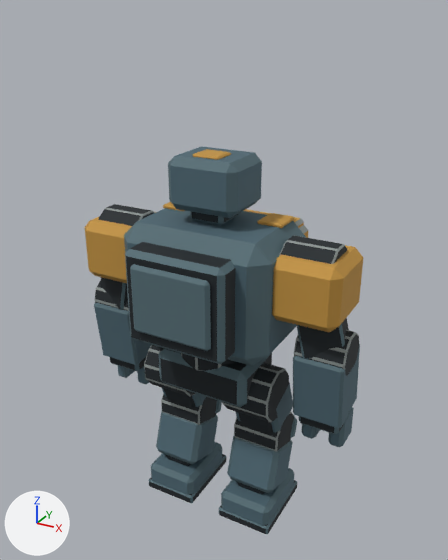
What one commit did to the Blender file art/blender/sources/hermes.blend.
One viewpoint serves both versions: a camera (50 mm lens) standing at (1.322, -2.315, 2.467) and looking at (0.025, 0.043, 1.288). Lighting does not change. The marker at lower left points along +X, +Y and +Z. The picture after the commit comes second.

The first picture shows 'Intake torso armour', 'Left forearm shell', 'Left shin armour', 'Left shoulder shell', 'Pelvis bearing', 'Rear power cover', 'Rear power housing', 'Right boot armour', 'Right forearm shell', 'Right shin armour', 'Right shoulder shell', 'Square sensor head' and 34 more.
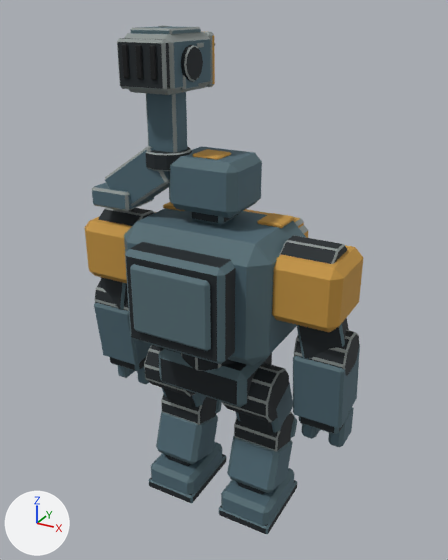
Where the change shows, as pixel boxes [x1, y1, x2, y2] in the pictures (448 x 560 px):
'Laser short riser', added
    after: [146, 92, 187, 153]
'Laser rear cap', added
    after: [117, 38, 170, 92]
'Laser diagonal bracket', added
    after: [105, 146, 169, 207]
'Laser pod housing', added
    after: [124, 32, 211, 95]
'Laser shoulder bracket', added
    after: [92, 183, 154, 211]
'Laser tilt axle', added
    after: [181, 45, 203, 82]
'Laser turntable', added
    after: [146, 146, 192, 171]
'Laser top plate', added
    after: [130, 26, 201, 35]
'Laser ochre rim', added
    after: [205, 32, 215, 87]
'Laser rear cooling slot 0', added
    after: [149, 45, 157, 80]
'Laser rear cooling slot 1', added
    after: [135, 45, 143, 79]
'Laser rear cooling slot 2', added
    after: [122, 44, 129, 78]
'Laser tilt fork -1', added
    after: [181, 75, 199, 92]

The change, as a list of edits to the scene's bpy script:
```text
Add ob_laser_diagonal_bracket:
    ob_laser_diagonal_bracket = bpy.data.objects.new('Laser diagonal bracket', me_cube_072)  # a box spanning x -0.085..0.085, y -0.09..0.09, z -0.157..0.157; in mat_iron_ink___petrol_armour (dark blue #506a76), mat_iron_ink___worn_steel (grey #8e9694); modifiers BEVEL
    ob_laser_diagonal_bracket.parent = ob_shouldermount
    ob_laser_diagonal_bracket.location = (0.0, -0.13, 0.142)
    ob_laser_diagonal_bracket.rotation_euler = (0.978, 0.0, 0.0)  # degrees (56, 0, 0)
Add ob_shouldermount:
    ob_shouldermount = bpy.data.objects.new('ShoulderMount', None)
    ob_shouldermount.parent = ob_spine
    ob_shouldermount.location = (-0.46, -0.055, 0.66)
    ob_shouldermount.rotation_euler = (0.0, 0.0, 1.571)  # degrees (0, 0, 90)
Add ob_laser_short_riser:
    ob_laser_short_riser = bpy.data.objects.new('Laser short riser', me_cube_071)  # a box spanning x -0.052..0.052, y -0.075..0.075, z -0.185..0.185; in mat_iron_ink___petrol_armour (dark blue #506a76), mat_iron_ink___worn_steel (grey #8e9694); modifiers BEVEL
    ob_laser_short_riser.parent = ob_aimpivot
    ob_laser_short_riser.location = (0.0, 0.0, 0.175)
Add ob_aimpivot:
    ob_aimpivot = bpy.data.objects.new('AimPivot', None)
    ob_aimpivot.parent = ob_shouldermount
    ob_aimpivot.location = (0.0, -0.26, 0.26)
Add ob_laser_rear_cooling_slot_2:
    ob_laser_rear_cooling_slot_2 = bpy.data.objects.new('Laser rear cooling slot 2', me_cube_066)  # a box spanning x -0.006..0.006, y -0.0125..0.0125, z -0.0625..0.0625; in mat_iron_ink___bore (black #0a0d10); modifiers BEVEL
    ob_laser_rear_cooling_slot_2.parent = ob_recoil
    ob_laser_rear_cooling_slot_2.location = (-0.177, 0.066, 0.012)
Add ob_recoil:
    ob_recoil = bpy.data.objects.new('Recoil', None)
    ob_recoil.parent = ob_pitchpivot
    ob_recoil.location = (0.0, 0.0, 0.0)
Add ob_pitchpivot:
    ob_pitchpivot = bpy.data.objects.new('PitchPivot', None)
    ob_pitchpivot.parent = ob_aimpivot
    ob_pitchpivot.location = (0.0, 0.0, 0.38)
Add ob_laser_rear_cooling_slot_1:
    ob_laser_rear_cooling_slot_1 = bpy.data.objects.new('Laser rear cooling slot 1', me_cube_066.copy())  # modifiers BEVEL
    ob_laser_rear_cooling_slot_1.parent = ob_recoil
    ob_laser_rear_cooling_slot_1.location = (-0.177, 0.0, 0.012)
Add ob_laser_rear_cooling_slot_0:
    ob_laser_rear_cooling_slot_0 = bpy.data.objects.new('Laser rear cooling slot 0', me_cube_066.copy())  # modifiers BEVEL
    ob_laser_rear_cooling_slot_0.parent = ob_recoil
    ob_laser_rear_cooling_slot_0.location = (-0.177, -0.066, 0.012)
Add ob_laser_ochre_rim:
    ob_laser_ochre_rim = bpy.data.objects.new('Laser ochre rim', me_cube_061)  # a box spanning x -0.022..0.022, y -0.122..0.122, z -0.112..0.112; in mat_iron_ink___ochre (orange #c59642), mat_iron_ink___worn_steel (grey #8e9694); modifiers BEVEL
    ob_laser_ochre_rim.parent = ob_recoil
    ob_laser_ochre_rim.location = (0.192, 0.0, 0.0)
Add ob_laser_top_plate:
    ob_laser_top_plate = bpy.data.objects.new('Laser top plate', me_cube_060)  # a box spanning x -0.115..0.115, y -0.1..0.1, z -0.014..0.014; in mat_iron_ink___top_armour (dark cyan #576f77), mat_iron_ink___worn_steel (grey #8e9694); modifiers BEVEL
    ob_laser_top_plate.parent = ob_recoil
    ob_laser_top_plate.location = (0.018, 0.0, 0.119)
Add ob_laser_rear_cap:
    ob_laser_rear_cap = bpy.data.objects.new('Laser rear cap', me_cube_059)  # a box spanning x -0.022..0.022, y -0.115..0.115, z -0.095..0.095; in mat_iron_ink___dark_joints (black #1d2429), mat_iron_ink___worn_steel (grey #8e9694); modifiers BEVEL
    ob_laser_rear_cap.parent = ob_recoil
    ob_laser_rear_cap.location = (-0.15, 0.0, 0.0)
Add ob_laser_pod_housing:
    ob_laser_pod_housing = bpy.data.objects.new('Laser pod housing', me_cube_058)  # a box spanning x -0.17..0.17, y -0.122..0.122, z -0.112..0.112; in mat_iron_ink___petrol_armour (dark blue #506a76), mat_iron_ink___worn_steel (grey #8e9694); modifiers BEVEL
    ob_laser_pod_housing.parent = ob_recoil
    ob_laser_pod_housing.location = (0.025, 0.0, 0.0)
Add ob_laser_tilt_axle:
    ob_laser_tilt_axle = bpy.data.objects.new('Laser tilt axle', me_cylinder_010)  # a 12-sided cylinder along z spanning x -0.07..0.07, y -0.07..0.07, z -0.145..0.145; in mat_iron_ink___dark_joints (black #1d2429), mat_iron_ink___worn_steel (grey #8e9694); modifiers BEVEL
    ob_laser_tilt_axle.parent = ob_pitchpivot
    ob_laser_tilt_axle.location = (0.0, 0.0, 0.0)
    ob_laser_tilt_axle.rotation_euler = (1.571, 0.0, 0.0)  # degrees (90, 0, 0)
Add ob_laser_tilt_fork__1:
    ob_laser_tilt_fork__1 = bpy.data.objects.new('Laser tilt fork -1', me_cube_056)  # a box spanning x -0.06..0.06, y -0.016..0.016, z -0.06..0.06; in mat_iron_ink___petrol_armour (dark blue #506a76), mat_iron_ink___worn_steel (grey #8e9694); modifiers BEVEL
    ob_laser_tilt_fork__1.parent = ob_aimpivot
    ob_laser_tilt_fork__1.location = (0.0, -0.116, 0.335)
Add ob_laser_turntable:
    ob_laser_turntable = bpy.data.objects.new('Laser turntable', me_cylinder_009)  # a 12-sided cylinder along z spanning x -0.105..0.105, y -0.105..0.105, z -0.038..0.038; in mat_iron_ink___dark_joints (black #1d2429), mat_iron_ink___worn_steel (grey #8e9694); modifiers BEVEL
    ob_laser_turntable.parent = ob_shouldermount
    ob_laser_turntable.location = (0.0, -0.26, 0.245)
Add ob_laser_shoulder_bracket:
    ob_laser_shoulder_bracket = bpy.data.objects.new('Laser shoulder bracket', me_cube_054)  # a box spanning x -0.11..0.11, y -0.105..0.105, z -0.045..0.045; in mat_iron_ink___petrol_armour (dark blue #506a76), mat_iron_ink___worn_steel (grey #8e9694); modifiers BEVEL
    ob_laser_shoulder_bracket.parent = ob_shouldermount
    ob_laser_shoulder_bracket.location = (0.0, 0.0, 0.045)
```
